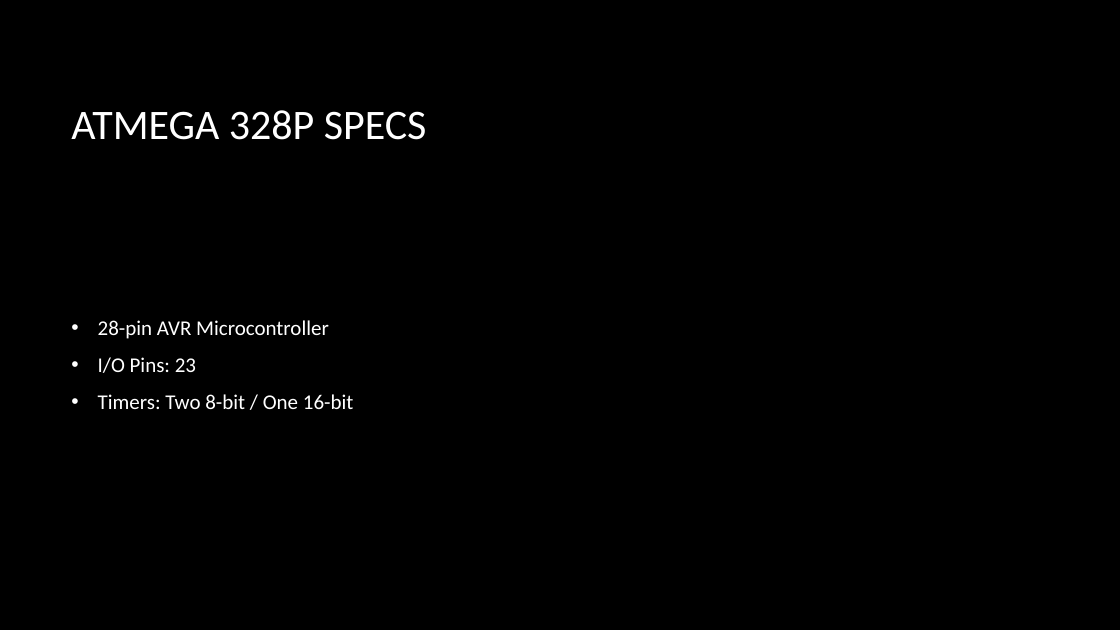
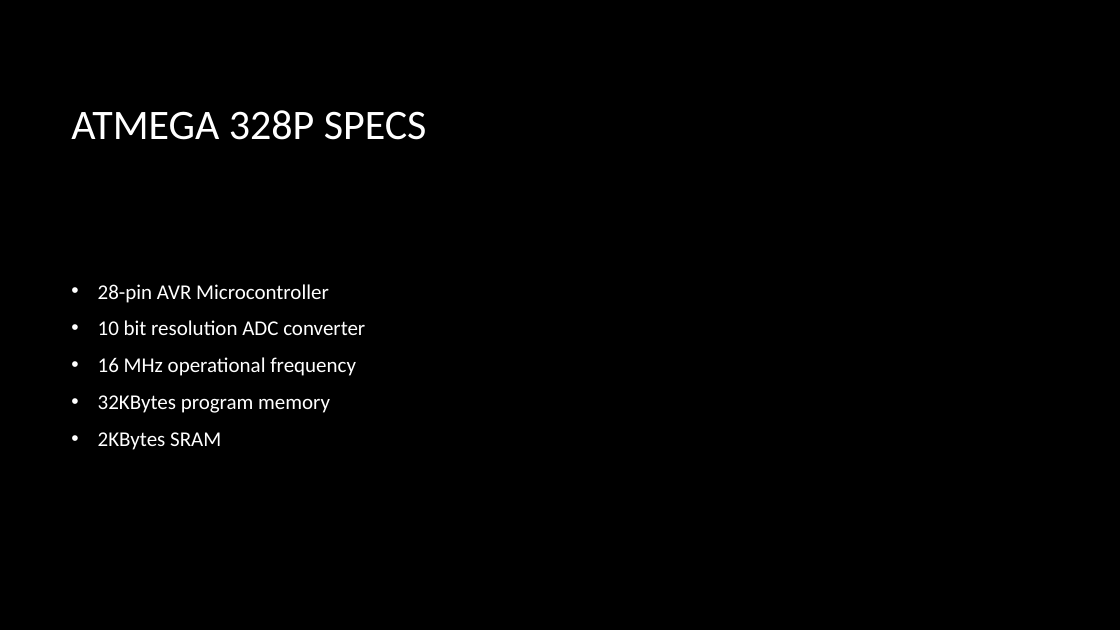
Before and after one commit to TheJonBovi/Pitch_Identifier, a slide deck: slide 6 of embedded C project .pptx (slide 11 before the commit). Drawn at 1120x630 pixels with LibreOffice and Linux fonts; fonts in the diff are those of the drawing; background and template pictures are left out. Boxes give left, top, right and bottom in pixels: in the first picture for what was removed or moved away, otherwise in the second. Text is boxed around its words. In the diff, an @@ line names an element or a change of style, - is before the commit and + after.

```diff
--- a/embedded C project .pptx
+++ b/embedded C project .pptx
@@ text at box(98, 320, 365, 450): text changed @@
-• I/O Pins: 23
-• Timers: Two 8-bit / One 16-bit
+• 10 bit resolution ADC converter
+• 16 MHz operational frequency
+• 32KBytes program memory
+• 2KBytes SRAM
```
Also in this commit, not shown: 9 other slides changed, 2 slides removed, 6 other files.
